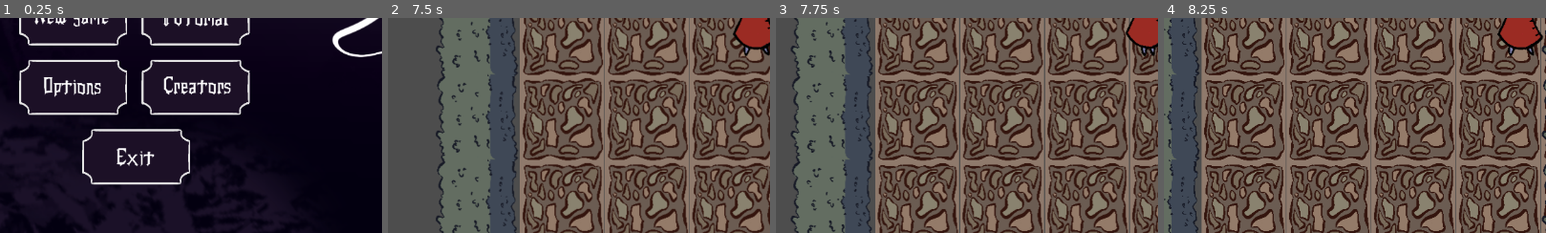
Above: before the commit, frames 1-4 (left to right).
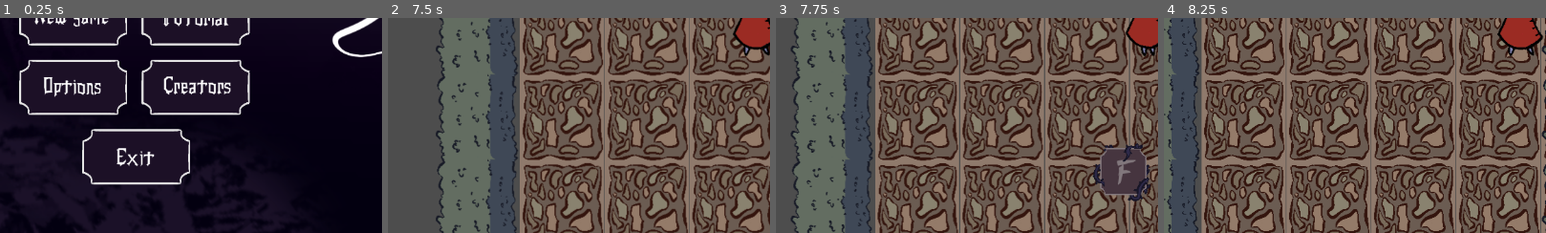
Above: after the commit, the same moments.

Repository: Horacjusz/a_merdz_byl
Game: Godot game, scene res://scenes/main.tscn
Two runs of this game, one before a commit and one after it. Both use one fixed random seed, a clock stepped at 60 frames per second and the inputs below. The engine's default icon, where the game draws it, is replaced by a stand-in: a white triangle on a blue panel in a dark square. Sound files missing from this copy of the repository are replaced by a short silence.
Inputs (mouse positions are % of the whole screen's width and height, from its top left):
- Up to frame 1 (0.25 s): no input
- Up to frame 2 (7.5 s): click (14, 50) at 0.5 s; move the mouse to (45, 70) at 1.27 s; hold F (press_F_to_pay_respect) 1.28-2.03 s; hold Up (ui_up) 1.28-2.78 s; click (45, 70) at 1.42 s; move the mouse to (80, 65) at 2.02 s; tap F (press_F_to_pay_respect) every 1.5 s from 2.1 to 6.6 s; move the mouse to (20, 35) at 2.77 s; hold F (press_F_to_pay_respect) 2.78-3.53 s; hold Left (ui_left) 2.78-4.28 s; move the mouse to (55, 50) at 3.52 s; click (55, 50) at 3.67 s; move the mouse to (35, 25) at 4.27 s; hold Down (ui_down) 4.28-5.03 s; hold F (press_F_to_pay_respect) 4.28-5.03 s; move the mouse to (72, 45) at 5.02 s; hold Right (ui_right) 5.03-5.78 s; move the mouse to (30, 55) at 5.77 s; hold Up (ui_up) 5.78-6.53 s; hold F (press_F_to_pay_respect) 5.78-6.53 s; click (30, 55) at 5.92 s; move the mouse to (60, 28) at 6.52 s; hold Right (ui_right) from 6.53 s (still down); move the mouse to (45, 70) at 7.27 s; hold F (press_F_to_pay_respect) from 7.28 s (still down)
- Up to frame 3 (7.75 s): keep holding Right (ui_right); keep holding F (press_F_to_pay_respect)
- Up to frame 4 (8.25 s): keep holding Right (ui_right); move the mouse to (80, 65) at 8.02 s; release F (press_F_to_pay_respect) at 8.03 s; tap F (press_F_to_pay_respect) at 8.1 s; click (80, 65) at 8.17 s
The pictures show only the part of the screen within x 5-55%, y 50-100%; the shares and areas given below are measured in that part.

Frames 1-2 are identical in both runs. In frame 3, 2.6% of the frame differs, in the area x 82-98%, y 58-86%; in frame 4, nothing differs.

Commit message:
Fountain done - bar connected

Diff:
--- a/game/scenes/Player.tscn
+++ b/game/scenes/Player.tscn
@@ -148,6 +148,9 @@
 radius = 23.333332
 height = 100.0
 
+[sub_resource type="CircleShape2D" id="CircleShape2D_v6fml"]
+radius = 72.1734
+
 [node name="Player" type="CharacterBody2D" unique_id=211872251]
 script = ExtResource("1_v6fml")
 
@@ -164,3 +167,8 @@
 
 [node name="Camera2D" type="Camera2D" parent="." unique_id=1308160541]
 position_smoothing_enabled = true
+
+[node name="InteractionArea" type="Area2D" parent="." unique_id=1918988544]
+
+[node name="CollisionShape2D" type="CollisionShape2D" parent="InteractionArea" unique_id=1767831880]
+shape = SubResource("CircleShape2D_v6fml")
--- a/game/scenes/fountain.tscn
+++ b/game/scenes/fountain.tscn
@@ -1,7 +1,7 @@
 [gd_scene format=3 uid="uid://cqnmaugvff38g"]
 
-[ext_resource type="PackedScene" uid="uid://dftrpkfy22rxb" path="res://scenes/Player.tscn" id="1_50hkb"]
 [ext_resource type="Script" uid="uid://bfeb2iftb3jat" path="res://scripts/fountain.gd" id="1_m72p2"]
+[ext_resource type="Script" uid="uid://2vw8xb3xra2q" path="res://scripts/Fountain_interact.gd" id="2_xo7qt"]
 [ext_resource type="PackedScene" path="res://scenes/f_button.tscn" id="3_lfgns"]
 [ext_resource type="AudioStream" uid="uid://co4dulatngutx" path="res://assets/sounds/Fountain/freesound_community-small-fountain-7073.mp3" id="4_uterx"]
 [ext_resource type="AudioStream" uid="uid://bctbgw1wfmeqh" path="res://assets/sounds/Fountain/drinking.mp3" id="5_xo7qt"]
@@ -13,12 +13,10 @@
 script = ExtResource("1_m72p2")
 
 [node name="Range" type="Area2D" parent="." unique_id=1421986642]
+script = ExtResource("2_xo7qt")
 
 [node name="CollisionShape2D" type="CollisionShape2D" parent="Range" unique_id=673113810]
 shape = SubResource("CircleShape2D_m72p2")
-
-[node name="Player" parent="." unique_id=211872251 instance=ExtResource("1_50hkb")]
-position = Vector2(365, 9)
 
 [node name="CanvasLayer" type="CanvasLayer" parent="." unique_id=941659859]
 
--- a/game/scenes/levels/level_test.tscn
+++ b/game/scenes/levels/level_test.tscn
@@ -4,9 +4,10 @@
 [ext_resource type="Texture2D" uid="uid://cjhxacm6um3fl" path="res://assets/map_asset/Tilemap.png" id="1_jp5fc"]
 [ext_resource type="Script" uid="uid://c2crc5eg6xj58" path="res://scripts/footstep_tilemap.gd" id="2_4ptlp"]
 [ext_resource type="PackedScene" uid="uid://cpsi0vf8w83c0" path="res://scenes/door.tscn" id="2_yluh8"]
-[ext_resource type="PackedScene" uid="uid://2dnv41vr3ncl" path="res://scenes/f_button.tscn" id="5_ycf23"]
-[ext_resource type="PackedScene" uid="uid://p7csq4na4lm4" path="res://scenes/bad_button.tscn" id="6_4lw2e"]
-[ext_resource type="PackedScene" uid="uid://clicfed6oj751" path="res://scenes/good_button.tscn" id="7_bqmi1"]
+[ext_resource type="PackedScene" path="res://scenes/f_button.tscn" id="5_ycf23"]
+[ext_resource type="PackedScene" path="res://scenes/bad_button.tscn" id="6_4lw2e"]
+[ext_resource type="PackedScene" path="res://scenes/good_button.tscn" id="7_bqmi1"]
+[ext_resource type="PackedScene" uid="uid://cqnmaugvff38g" path="res://scenes/fountain.tscn" id="8_bqmi1"]
 
 [sub_resource type="TileSetAtlasSource" id="TileSetAtlasSource_ld261"]
 texture = ExtResource("1_jp5fc")
@@ -206,6 +207,9 @@
 position = Vector2(535.4488, 325.99435)
 scale = Vector2(0.41705984, 0.41705984)
 
+[node name="Fountain" parent="." unique_id=167944169 instance=ExtResource("8_bqmi1")]
+position = Vector2(952, 54)
+
 [connection signal="body_entered" from="guzik1" to="." method="_on_guzik_1_body_entered"]
 [connection signal="body_exited" from="guzik1" to="." method="_on_guzik_1_body_exited"]
 [connection signal="body_entered" from="guzik2" to="." method="_on_guzik_2_body_entered"]
--- a/game/scenes/main.tscn
+++ b/game/scenes/main.tscn
@@ -39,6 +39,7 @@
 
 [node name="TransitionScreen" parent="UI" unique_id=553853311 instance=ExtResource("5_tbgi4")]
 
+[connection signal="sip_taken" from="World/Player" to="." method="_on_player_sip_taken"]
 [connection signal="button_down" from="World/HUD/Map" to="World/HUD/Map" method="_on_button_down"]
 [connection signal="map_clicked" from="World/HUD/Map" to="." method="_on_map_map_clicked"]
 [connection signal="exit_button_pressed" from="UI/MainMenu" to="." method="_on_main_menu_exit_button_pressed"]
--- /dev/null
+++ b/game/scripts/Fountain_interact.gd
@@ -0,0 +1,5 @@
+extends Area2D
+@onready var fountain: Node2D = $".."
+
+func interact(player) -> void:
+	fountain.interact(player)
--- a/game/scripts/bar.gd
+++ b/game/scripts/bar.gd
@@ -7,12 +7,13 @@
 @onready var inside: Sprite2D = $Inside
 @onready var secondary_inside: Sprite2D = $Secondary_Inside
 
+const EPSILON = 0.001
 var Y_TRAVEL := 120.0 * scale.y
 var CLIP_HEIGHT := 50 * scale.y
 var BAR_FREEZED = false
 
 # travel_rate is showing how much bar is gonna raise in 1 second
-@export var travel_rate := 0.1
+@export var travel_rate := 0.05
 var _target_percentage: float = 0.0
 var _secondary_target: float = 0.0
 var value: float = 0.0
@@ -41,13 +42,8 @@
 	else:
 		unfreeze()
 
-
-
-func take_a_sip(sip_value: float) -> void :
-	increase(-sip_value)
-
 func increase(increase_value: float) -> void:
-	_target_percentage = clamp(_target_percentage + increase_value, 0.0, 1.0)
+	_target_percentage = clamp(value + increase_value, 0.0, 1.0)
 	unfreeze()
 
 func _set_position_to_value() -> void:
@@ -66,9 +62,13 @@
 func _process(delta: float) -> void:
 	if not BAR_FREEZED :
 		var difference := _target_percentage - value
-		if difference != 0.0:
+		if abs(difference) > EPSILON :
 			value = clamp(value + travel_rate * delta * sign(difference), 0.0, 1.0)
 			_set_position_to_value()
+		else :
+			increase(1)
+			freeze()
+
 		_update_clip(inside)
 
 	var secondary_difference := _secondary_target - secondary_value
@@ -81,6 +81,3 @@
 		bar_expired.emit()
 	if value == 1 :
 		insanity_reached.emit()
-	if value == 0 :
-		increase(1)
-		freeze()
--- a/game/scripts/fountain.gd
+++ b/game/scripts/fountain.gd
@@ -1,31 +1,27 @@
 extends Node2D
-
-signal take_a_sip(sip_value: float)
 
 @onready var f_button: Sprite2D = $"CanvasLayer/F-button"
 @onready var background_music: AudioStreamPlayer2D = $Background_music
 @onready var sip_sound: AudioStreamPlayer2D = $Sip_sound
 
-const SIP_VALUE = 0.5
+@export var sip_value = 0.3
 
 func _ready() -> void:
 	background_music.play()
 
+func interact(player: Player) :
+	_take_a_sip(player)
 
 func _on_range_body_entered(body: Node2D) -> void:
-	print("Entered")
-	f_button.show()
+	if body is Player :
+		f_button.show()
 
 func _on_range_body_exited(body: Node2D) -> void:
-	print("Leaved")
-	f_button.hide()
+	if body is Player :
+		f_button.hide()
 
-func _take_a_sip() -> void :
+func _take_a_sip(player) -> void :
 	if f_button.visible :
 		sip_sound.play()
-		take_a_sip.emit(SIP_VALUE)
+		player.take_a_sip(sip_value)
 		f_button.hide()
-
-func _unhandled_input(event: InputEvent) -> void:
-	if event.is_action_pressed("press_F_to_pay_respect"):
-		_take_a_sip()
--- a/game/scripts/main.gd
+++ b/game/scripts/main.gd
@@ -118,3 +118,10 @@
 	current_level.change_world()
 
 	pass # Replace with function body.
+
+
+func _on_player_sip_taken(sip_value: float) -> void:
+	print(sip_value)
+	bar.increase(-sip_value)
+
+	pass # Replace with function body.
--- a/game/scripts/player.gd
+++ b/game/scripts/player.gd
@@ -1,8 +1,11 @@
 class_name Player
 extends CharacterBody2D
 
+signal sip_taken(sip_value: float)
+
 @onready var sprite: AnimatedSprite2D = $AnimatedSprite2D
 @onready var camera: Camera2D = $Camera2D
+@onready var interaction_area: Area2D = $InteractionArea
 
 const SPEED: float = 200.0
 var STEP_DURATION: float = 0.3
@@ -103,6 +106,16 @@
 	velocity = input_direction * SPEED
 	move_and_slide()
 
+	if Input.is_action_just_pressed("press_F_to_pay_respect") :
+		var overlapping = interaction_area.get_overlapping_areas()
+		for area in overlapping :
+			print(area)
+			if area.has_method("interact") :
+				area.interact(self)
+
+func take_a_sip(sip_value: float) :
+	sip_taken.emit(sip_value)
+
 func _try_play_footstep() -> void:
 	if footstep_cooldown_left > 0.0:
 		return
Not shown: 1 places in game/scenes/main.tscn that only renumber resources
Not shown, added: game/scripts/Fountain_interact.gd.uid
